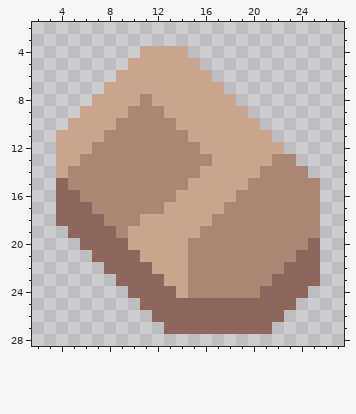
File history of a pixel-art sprite, sprites/items/phosphorus.png. Above: the version before the commit.
The file is 32x32 pixels. Shown: x 2..27, y 2..28.
Now the later version:
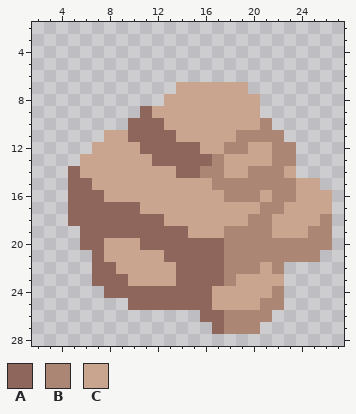
Palette (. is transparent): A #8f665b  B #ac8675  C #c9a58f
The edit:
Changed rows in their new state; - is an unchanged pixel.
first column x 4:
 4 -------....------------
 5 ------......-----------
 6 -----........----------
 7 ----......----CC-------
 8 ---......------CC------
 9 --.....AC-------C------
10 -.....AAAC-------B-----
11 ....CCAAAAC----BBBB----
12 ...CCCCAAAAA--BB--BB---
13 ..CCCCCCAAAAAB---------
14 .ACCCCCCCCAABB--B--C.--
15 .AACCCCCCCC--BBB----CC-
16 .-AACCCCCC----B--C--CCC
17 .--AAAACC-----CCC--CCCC
18 .---AAAAA----CCC--CCCCB
19 -.---AAAAAA-CC----CCC-B
20 ----CC-AAAAAAA-------BB
21 ----CCC--AAAAA------BB-
22 ---A-CCC--AAAA---C-...-
23 ---AA-CCC-AAAA-CCCC...-
24 ----AA----AAACCCCCB..--
25 ------A------CCCCBB.---
26 --------....--BBBB.----
27 ---------....-BBB.-----
Pixel boxes of the changes (left, top, right, bottom) in both pictures:
changed: (56, 46, 332, 334)
